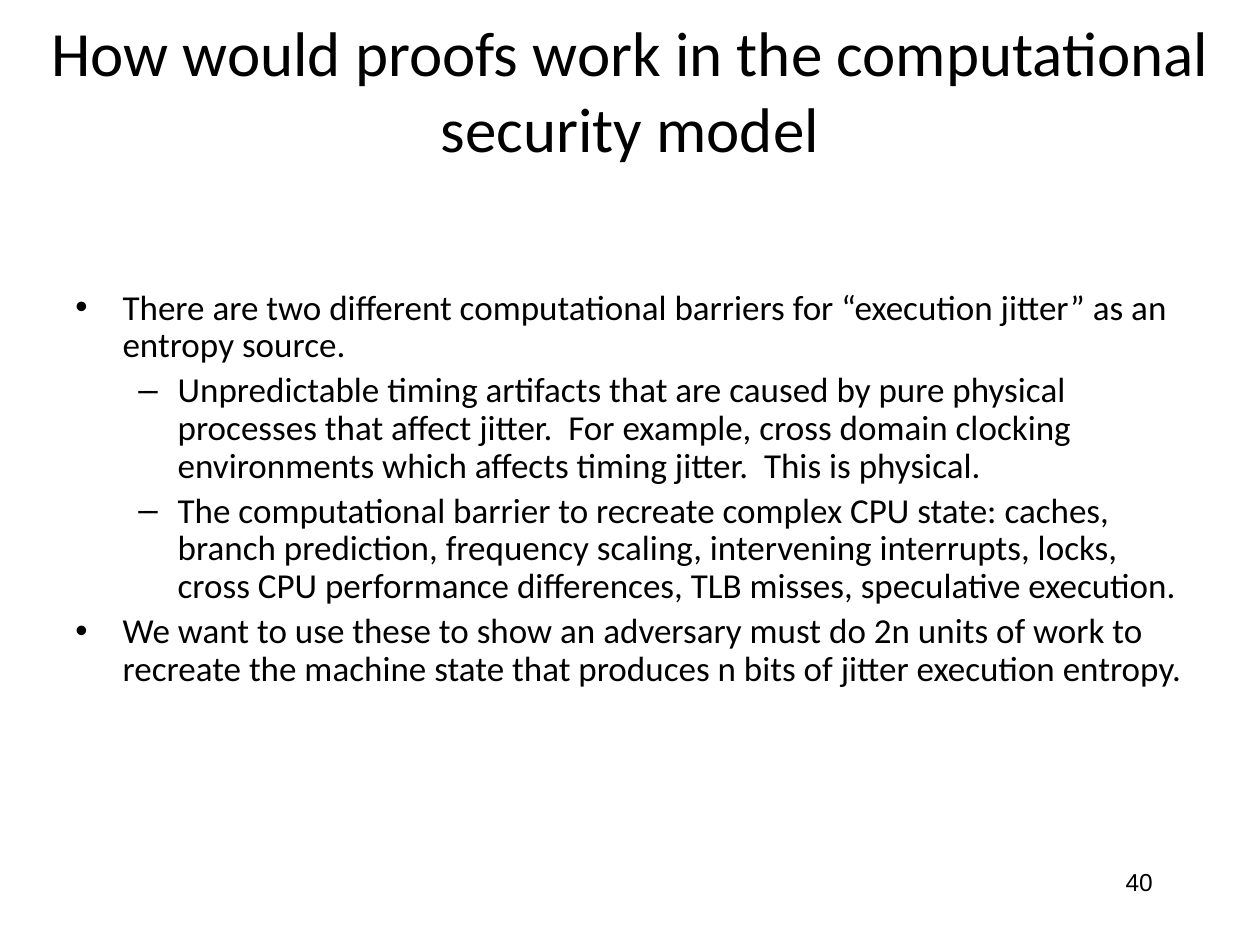
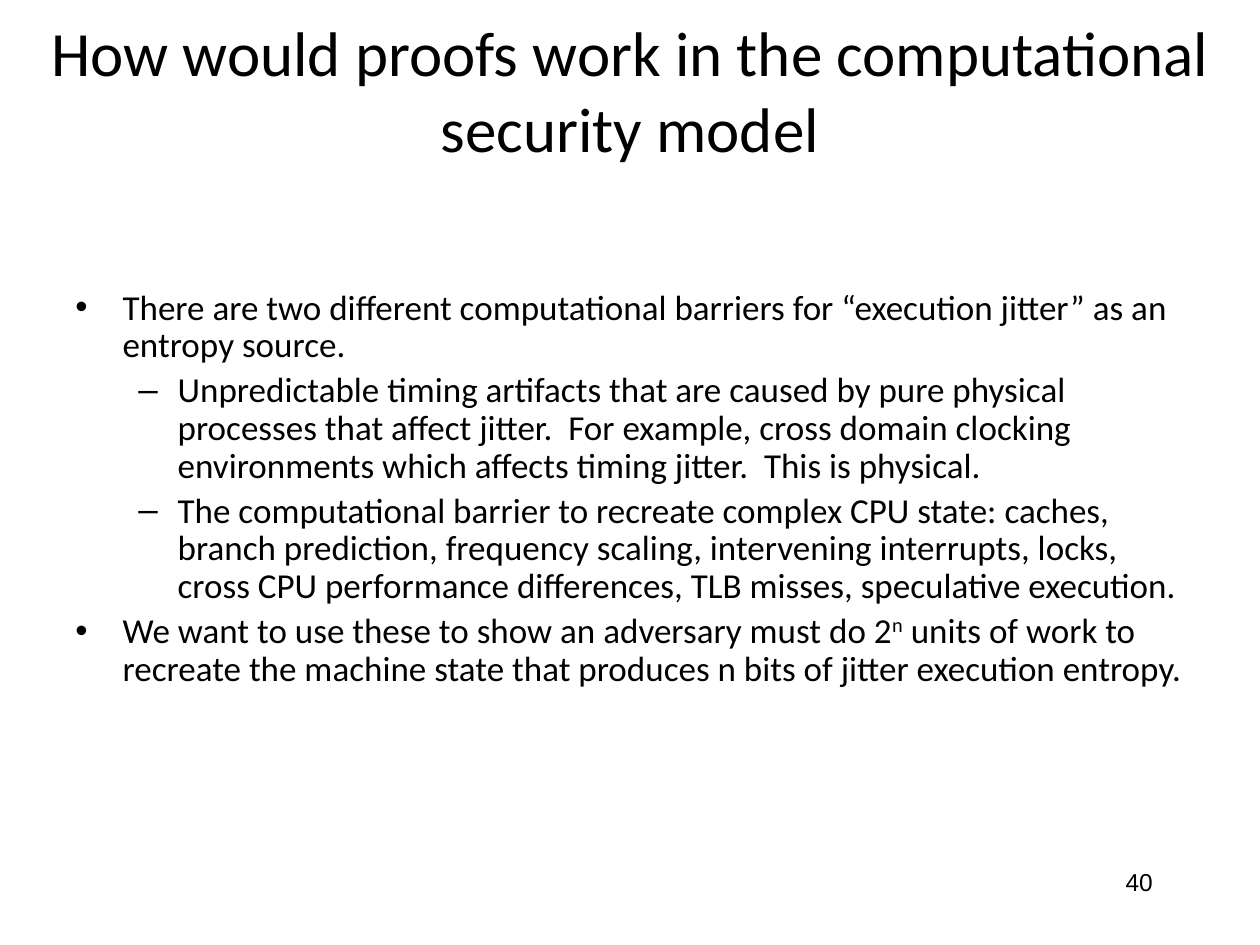
Before and after one commit to jlmucb/class_notes, a slide deck: slide 40 of BerkeleyClass/CS290Spring2013/Lectures/entropy_talk.pptx. Drawn at 1260x945 pixels with LibreOffice and Linux fonts; fonts in the diff are those of the drawing. Boxes give left, top, right and bottom in pixels: in the first picture for what was removed or moved away, otherwise in the second. Text is boxed around its words. In the diff, an @@ line names an element or a change of style, - is before the commit and + after.

Commit message:
mall typo in talk

```diff
--- a/BerkeleyClass/CS290Spring2013/Lectures/entropy_talk.pptx
+++ b/BerkeleyClass/CS290Spring2013/Lectures/entropy_talk.pptx
@@ text at (123,618,1181,687): now superscript in "2n" @@
```
